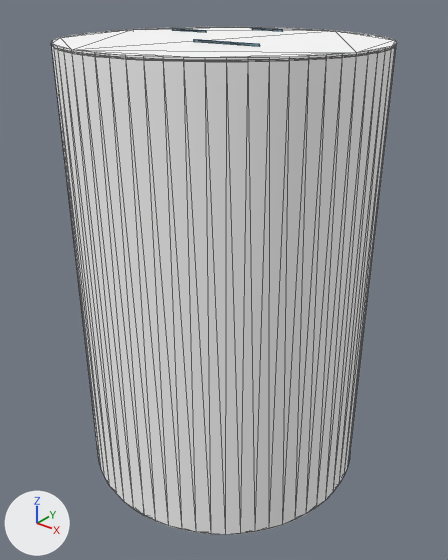
A saved change to the glTF model public/models/blockouts/lake.glb.
One viewpoint serves both versions: a 50 mm camera at (0.991, -1.239, 1.322) aimed at (0.011, -0.014, 0.562). Arrows for +X, +Y and +Z are at lower left; the lights stay in place. The older version comes first. Mesh edges are drawn as thin lines. Vertices at exactly the same position are counted once.

Objects in the first picture: 'lake'.
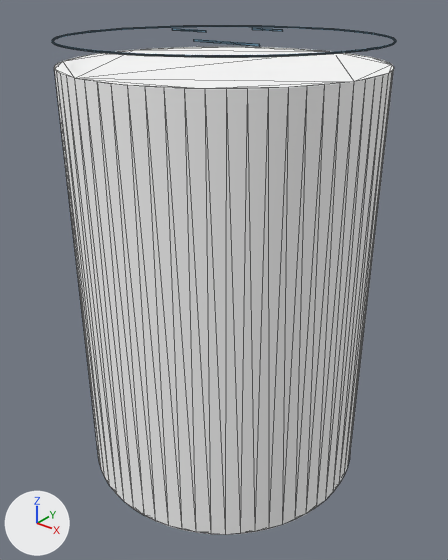
The change in detail:
me_cone_139 has 408 vertices, 800 faces and spans x -0.4..0.4, y -0.4..0.4, z 0.0..1.2.
me_cone_139 is used by ob_lake; location (0.0, 0.0, 0.0).
me_cone_139 part 1: the loose piece of 256 vertices spanning x -0.399..0.399, y -0.399..0.399, z 1.186..1.19 is moved by (0.0, 0.0, 0.008).
me_cone_139 part 2: all 64 vertices in x -0.4..0.4, y -0.4..0.4, z 1.193 are moved by (0.0, 0.0, -0.054).

What differs and where, as boxes [x1, y1, x2, y2] in the pictures (448 x 560 px; the box of a moved part takes in the faces that stretch with it):
'lake', reshaped: before [51, 27, 397, 535]; after [52, 26, 396, 535]
part 1 of me_cone_139, moved or reshaped (not visible before): after [52, 26, 396, 57]
part 2 of me_cone_139, moved or reshaped: before [51, 27, 397, 509]; after [54, 47, 394, 509]
